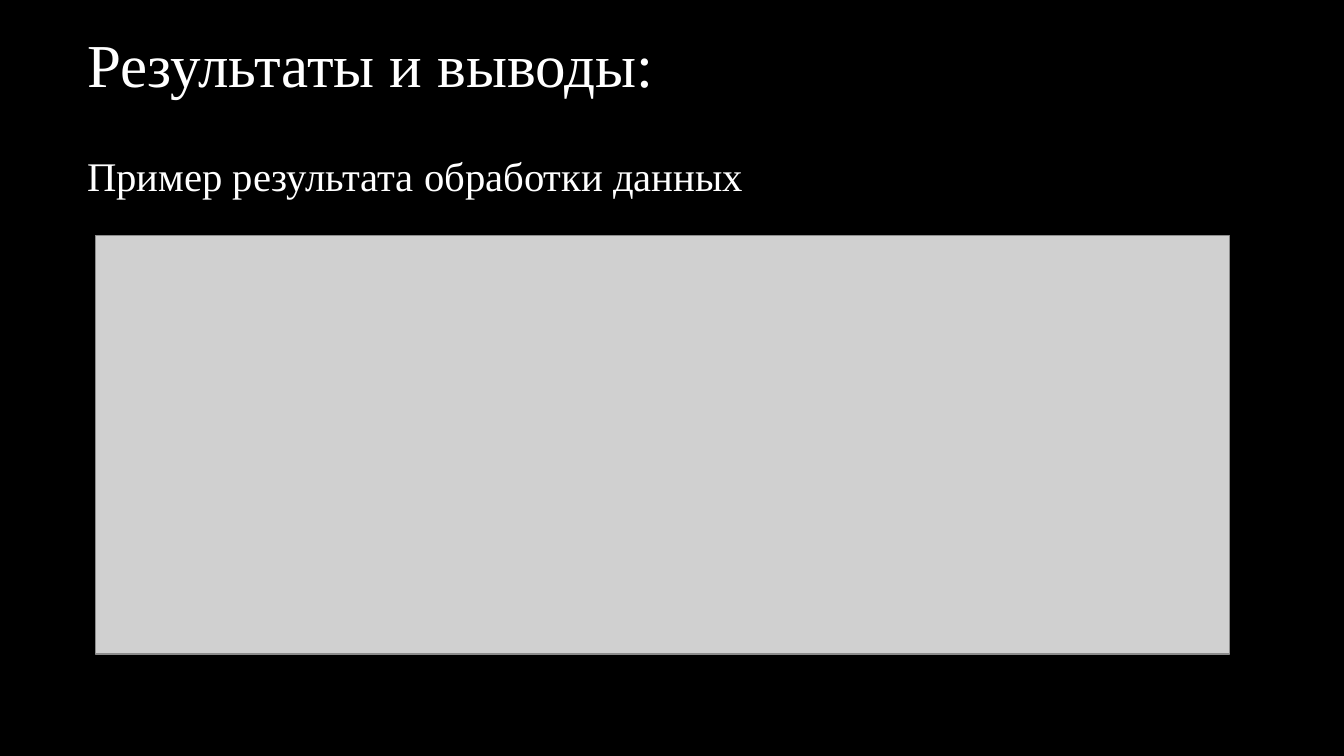
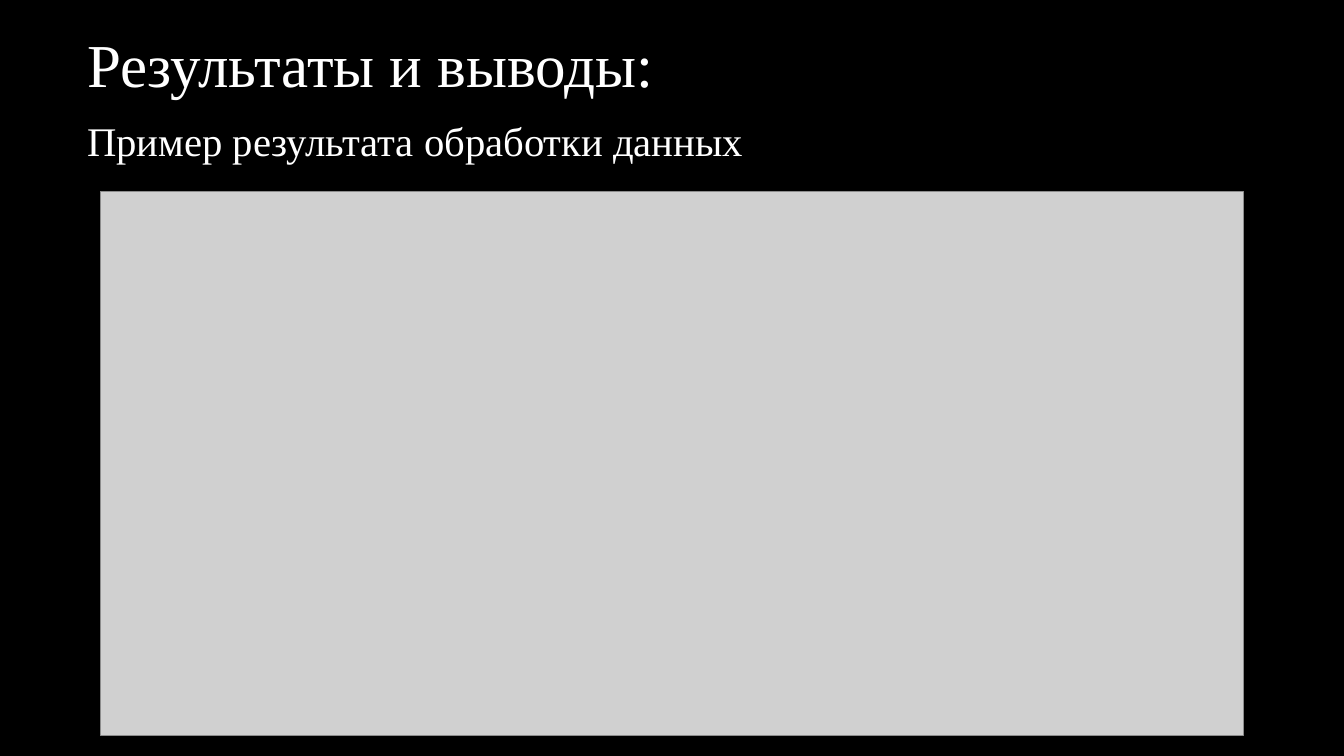
Before and after one commit to Toljanchiman/finalProject4, a slide deck: slide 6 of images/present.pptx. Drawn at 1344x756 pixels with LibreOffice and Linux fonts; fonts in the diff are those of the drawing; grey boxes stand for pictures; background and template pictures are left out. Boxes give left, top, right and bottom in pixels: in the first picture for what was removed or moved away, otherwise in the second. Text is boxed around its words. In the diff, an @@ line names an element or a change of style, - is before the commit and + after.

```diff
--- a/images/present.pptx
+++ b/images/present.pptx
@@ text "Пример результата обработки данных": place and size @@
-text "Пример результата обработки данных" at (87, 162, 743, 199)
+text "Пример результата обработки данных" at (87, 127, 743, 164)
@@ picture: place and size @@
-picture at (95, 235, 1229, 654)
+picture at (100, 191, 1244, 735)
```
Also in this commit, not shown: 2 other slides changed, 2 slides added, 2 slides removed, 26 other files.
